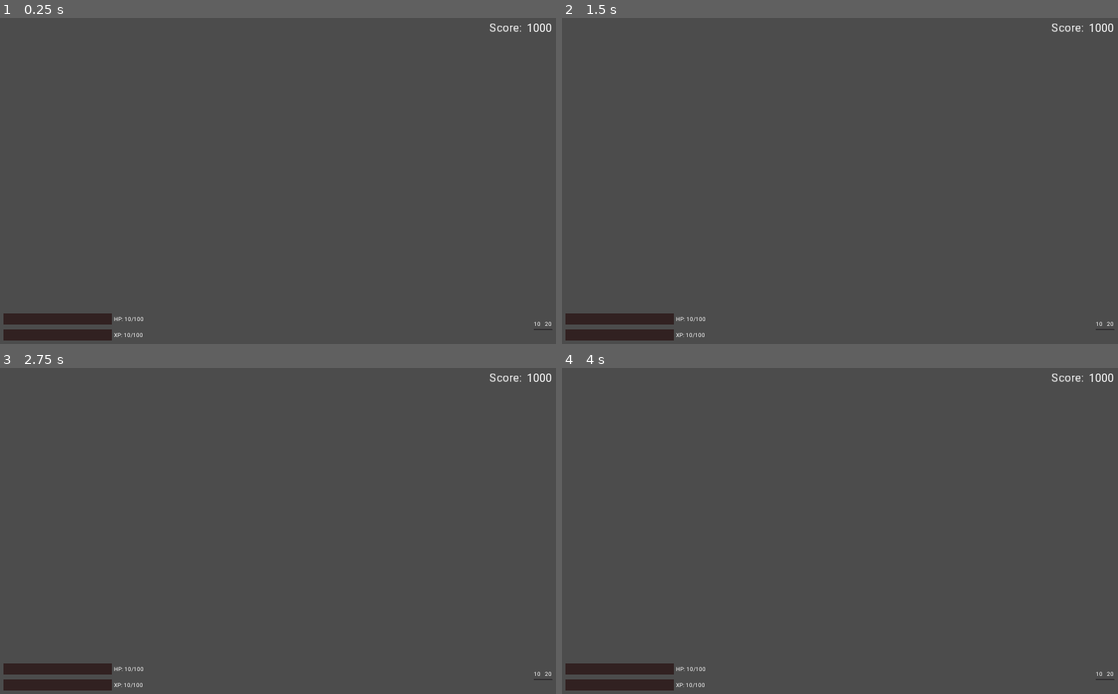
Above: before the commit, frames 1-4 (two rows, left to right).
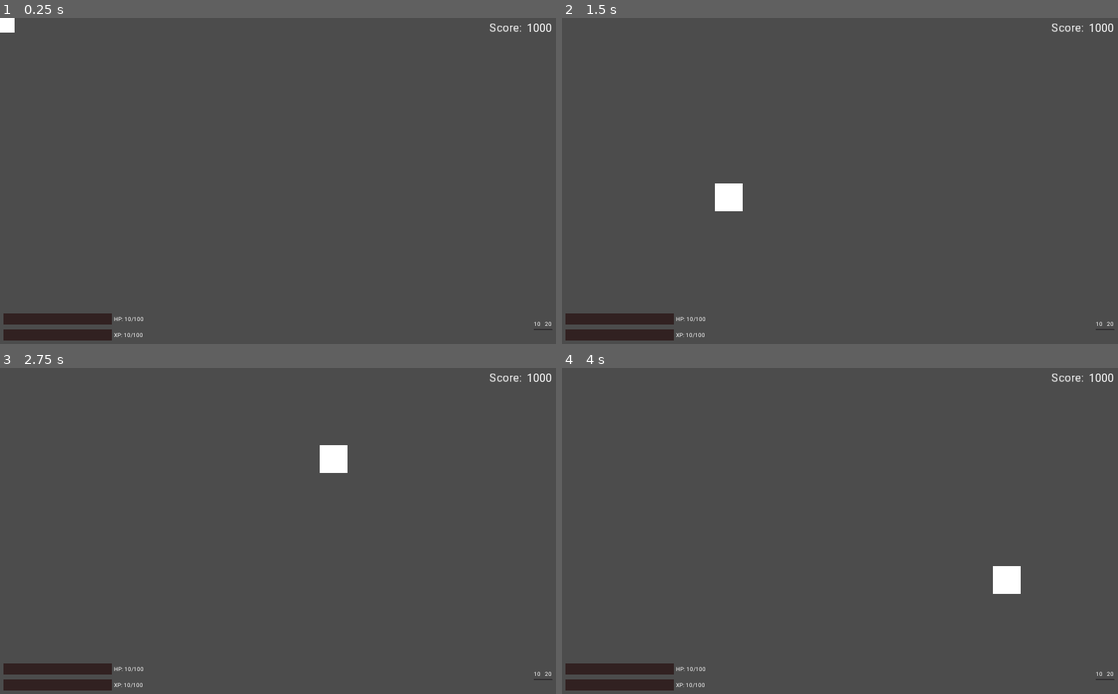
Above: after the commit, the same moments.

Repository: hepfnepf/Blutfest
Game: Godot game, scene res://Scenes/UI/GUI.tscn
Same seed, same stepped clock (60 frames per second), same inputs: the game is played once before the commit and once after it. This scene is started directly instead of the project's main scene.
Inputs (mouse positions are in pixels of both pictures, inside the frame that each line leads up to):
- Up to frame 1 (0.25 s): no input
- Up to frame 2 (1.5 s): tap Enter (Enter) at 0.5 s; move the mouse to (962, 164) at 0.52 s; hold D (move_right) 0.53-1.28 s; hold Enter (Enter) 0.53-1.28 s; tap Space at 1.25 s; move the mouse to (728, 197) at 1.27 s; hold S (move_down) from 1.28 s (still down); click (728, 197) at 1.35 s
- Up to frame 3 (2.75 s): tap Enter (Enter) at 2 s; move the mouse to (333, 459) at 2.02 s; release S (move_down) at 2.03 s; hold D (move_right) from 2.03 s (still down); hold Enter (Enter) from 2.03 s (still down)
- Up to frame 4 (4 s): tap Space at 2.75 s; move the mouse to (812, 596) at 2.77 s; release D (move_right) at 2.78 s; release Enter (Enter) at 2.78 s; hold W (move_up) 2.78-3.53 s; click (812, 596) at 2.85 s; tap Enter (Enter) at 3.5 s; move the mouse to (1006, 579) at 3.52 s; hold A (move_left) from 3.53 s (still down); hold Enter (Enter) from 3.53 s (still down)

The runs differ from the first frame. In frame 1, 0.1% of the frame differs, in the area x 0-3%, y 0-5%; in frame 2, 0.4%, in the area x 27-33%, y 50-60%; in frame 3, 0.4%; in frame 4, 0.4%.

Commit message:
Added in inner and outer Crosshair. The shaders are independent from eachother.

Diff:
--- a/Scenes/Main.gd
+++ b/Scenes/Main.gd
@@ -13,6 +13,7 @@
 	player.connect("dead",self,"_on_player_death")
 	connect("killed_enemy",debug_gui,"_on_enemy_count_changed")
 	gui.set_player(player)
+	gui.set_cursor(Globals.CURSOR_TYPE.CUSTOM)
 
 func _on_player_death():
 	var death_screen = death_screen_prefab.instance()
@@ -20,6 +21,7 @@
 	death_screen.set_score(player.score)
 	death_screen.set_time(player.elapsed_time)
 	spawner.game_alive = false
+	gui.set_cursor(Globals.CURSOR_TYPE.DEFAULT)
 	var save_dict= SaveManager.read_savegame()
 	if save_dict["highscore"] < player.score:
 		save_dict["highscore"] = player.score
--- /dev/null
+++ b/Scenes/UI/Crosshair.gd
@@ -0,0 +1,5 @@
+extends Node2D
+
+
+func _process(delta):
+	global_position = get_viewport().get_mouse_position()
--- /dev/null
+++ b/Scenes/UI/Crosshair.tscn
@@ -0,0 +1,71 @@
+[gd_scene load_steps=6 format=2]
+
+[ext_resource path="res://Sprites/white_256.png" type="Texture" id=1]
+[ext_resource path="res://Scenes/UI/Crosshair.gd" type="Script" id=2]
+
+[sub_resource type="Shader" id=3]
+code = "shader_type canvas_item;
+
+uniform float radius = 0.1;
+uniform float width = 0.01;
+uniform float start_fading = 0.25;//Percentage of width after whichthe color is faded out
+uniform float harshness = 1.0;
+uniform vec2 center = vec2(0.5);
+uniform vec4 color : hint_color;
+void fragment(){
+        //Default to transparent
+        COLOR.a = 0f;
+
+        //Wanna calculate like Position(0,0) is in the middle not the upper left corner
+        float uv_x=UV.x-0.5;
+        float uv_y=UV.y-0.5;
+
+        //calculate allowed distances
+        float min_radius_squared = (radius-width)*(radius-width);
+        float max_radius_squared = (radius+width)*(radius+width);
+
+        //current coordinate
+        float curr_coord = uv_x*uv_x+uv_y*uv_y;
+        float dist = distance(center,UV);
+        float amplitude = abs(dist-radius)-start_fading;
+        if (amplitude < 0f){
+                amplitude = 0f;
+        }
+        //COLOR.a = 1.0-dist;
+        if (amplitude <= width){
+                //COLOR.a=amplitude/width;
+                COLOR = mix(color,vec4(color.rgb,0),clamp(amplitude/width*harshness,0,1));
+        }
+}"
+
+[sub_resource type="ShaderMaterial" id=2]
+resource_local_to_scene = true
+shader = SubResource( 3 )
+shader_param/radius = 0.345
+shader_param/width = 0.011
+shader_param/start_fading = 0.009
+shader_param/harshness = 1.0
+shader_param/center = Vector2( 0.5, 0.5 )
+shader_param/color = Color( 0.184314, 0.443137, 0.690196, 0.678431 )
+
+[sub_resource type="ShaderMaterial" id=4]
+resource_local_to_scene = true
+shader = SubResource( 3 )
+shader_param/radius = 0.226
+shader_param/width = 0.043
+shader_param/start_fading = 0.009
+shader_param/harshness = 1.233
+shader_param/center = Vector2( 0.5, 0.5 )
+shader_param/color = Color( 0.25098, 0.541176, 0.819608, 0.956863 )
+
+[node name="Node2D" type="Node2D"]
+script = ExtResource( 2 )
+
+[node name="OuterCrosshair" type="Sprite" parent="."]
+material = SubResource( 2 )
+texture = ExtResource( 1 )
+
+[node name="InnerCrosshair" type="Sprite" parent="."]
+material = SubResource( 4 )
+scale = Vector2( 0.2, 0.2 )
+texture = ExtResource( 1 )
--- a/Scenes/UI/GUI.gd
+++ b/Scenes/UI/GUI.gd
@@ -5,7 +5,9 @@
 onready var ammo_widget = $MarginContainer/VBoxContainer/HBoxContainer/CenterContainer2/AmmoWidget
 onready var score = $MarginContainer/VBoxContainer/HBoxContainer3/HBoxContainer2/Score
 onready var debug_info = $MarginContainer/VBoxContainer/HBoxContainer3/DebugLayout
+onready var crosshair = $Crosshair
 
+#enum CURSOR_TYPE{DEFAULT,CUSTOM}
 var player:Player
 
 func set_player(player):
@@ -49,6 +51,14 @@
 func set_score(new_score):
 	score.text = str(new_score)
 
+func set_cursor(cursor_type:int) -> void:
+	if cursor_type == Globals.CURSOR_TYPE.CUSTOM:
+		Input.set_mouse_mode(Input.MOUSE_MODE_HIDDEN)
+		crosshair.visible = true
+	else:
+		Input.set_mouse_mode(Input.MOUSE_MODE_VISIBLE)
+		crosshair.visible = false
+
 #func _input(event):
 #	if event.is_action_just_pressed("show_debug_info"):
 #		debug_info.is_visible_in_tree(!debug_info.is_visible_in_tree())
--- a/Scenes/UI/GUI.tscn
+++ b/Scenes/UI/GUI.tscn
@@ -6,6 +6,7 @@
 [ext_resource path="res://Scenes/UI/GUI.gd" type="Script" id=4]
 [ext_resource path="res://Fonts/Roboto-Regular.ttf" type="DynamicFontData" id=5]
 [ext_resource path="res://Scenes/UI/DebugLayout.tscn" type="PackedScene" id=6]
+[ext_resource path="res://Scenes/UI/Crosshair.tscn" type="PackedScene" id=7]
 
 [sub_resource type="DynamicFont" id=1]
 size = 32
@@ -109,3 +110,6 @@
 margin_right = 48.0
 margin_bottom = 55.0
 alignment = 2
+
+[node name="Crosshair" parent="." instance=ExtResource( 7 )]
+scale = Vector2( 0.3, 0.3 )
--- a/Scripts/Globals.gd
+++ b/Scripts/Globals.gd
@@ -1,3 +1,4 @@
 extends Node
 
 enum DamageType{PROJECTILE}
+enum CURSOR_TYPE{DEFAULT,CUSTOM}
Not shown: 1 places in Scenes/UI/GUI.tscn that only renumber resources
Binary file added: Sprites/white_256.png
Not shown, added: Sprites/white_256.png.import
